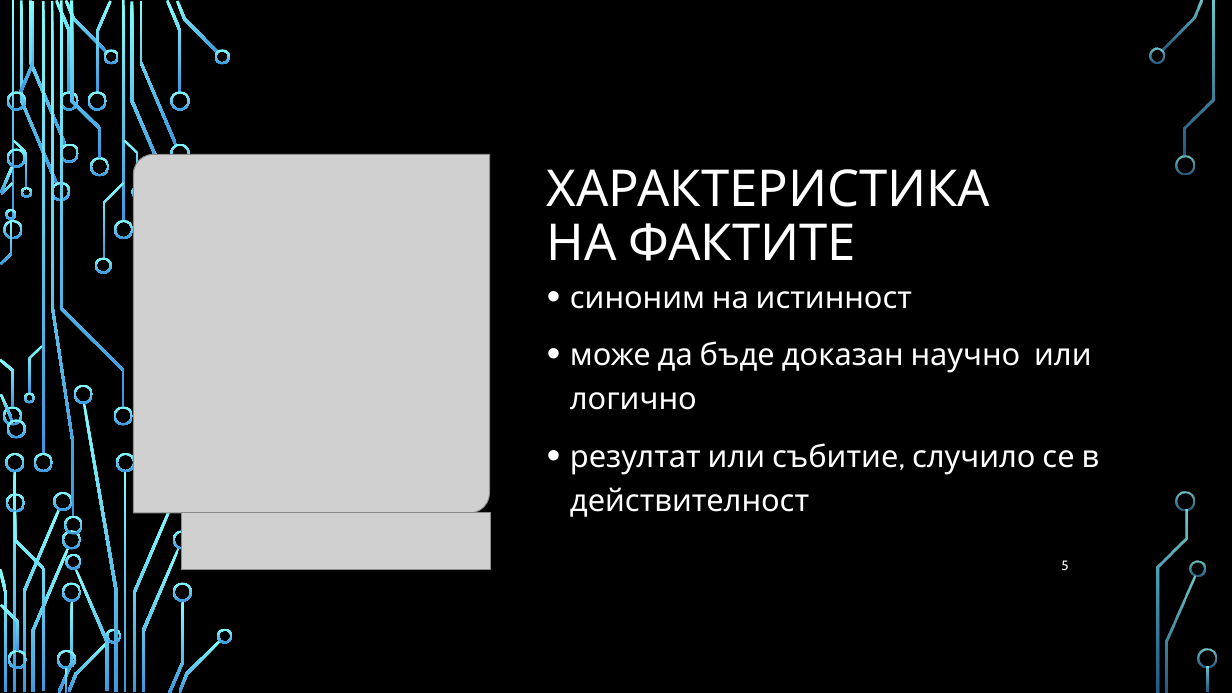
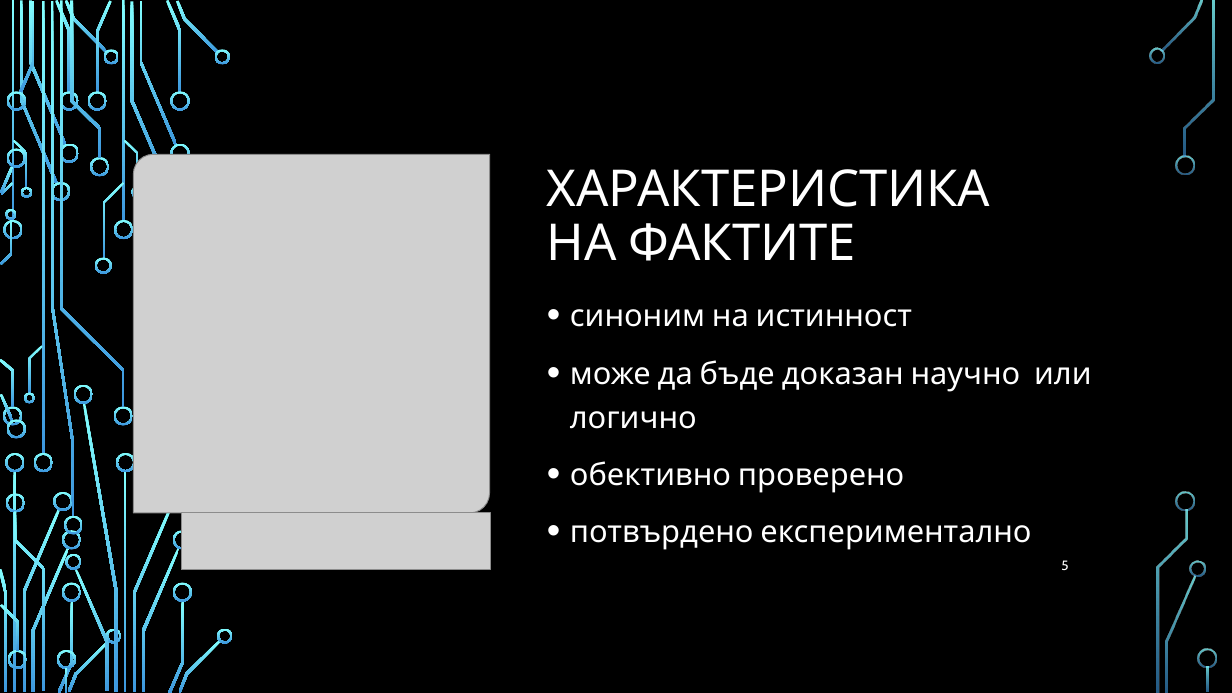
Before and after one commit to profjordanov/doctorate, a slide deck: slide 5 of research methodology/research_methodology_pres.pptx. Drawn at 1232x693 pixels with LibreOffice and Linux fonts; fonts in the diff are those of the drawing; grey boxes stand for pictures; background and template pictures are left out. Boxes give left, top, right and bottom in pixels: in the first picture for what was removed or moved away, otherwise in the second. Text is boxed around its words. In the diff, an @@ line names an element or a change of style, - is before the commit and + after.

```diff
--- a/research methodology/research_methodology_pres.pptx
+++ b/research methodology/research_methodology_pres.pptx
@@ text "синоним на истинност": place and size @@
-text "синоним на истинност" at [570,291,1100,517]
+text "синоним на истинност" at [570,309,1091,550]
@@ text at [570,461,1031,550]: text changed @@
-• резултат или събитие, случило се в действителност
+• обективно проверено
+• потвърдено експериментално
```
Also in this commit, not shown: 3 other slides changed, 4 other files.
